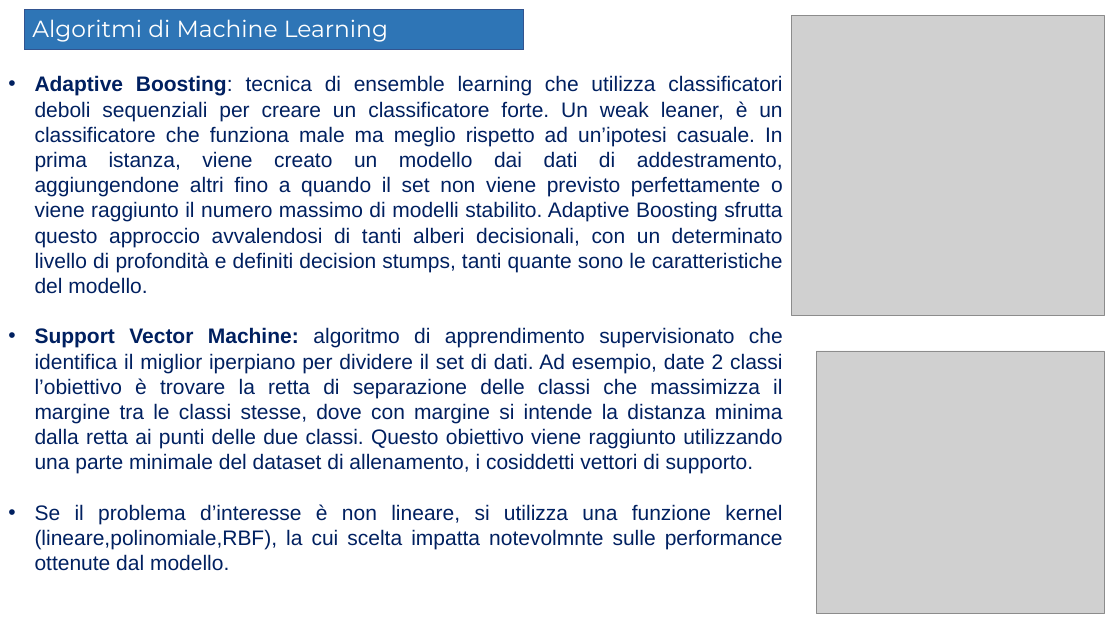
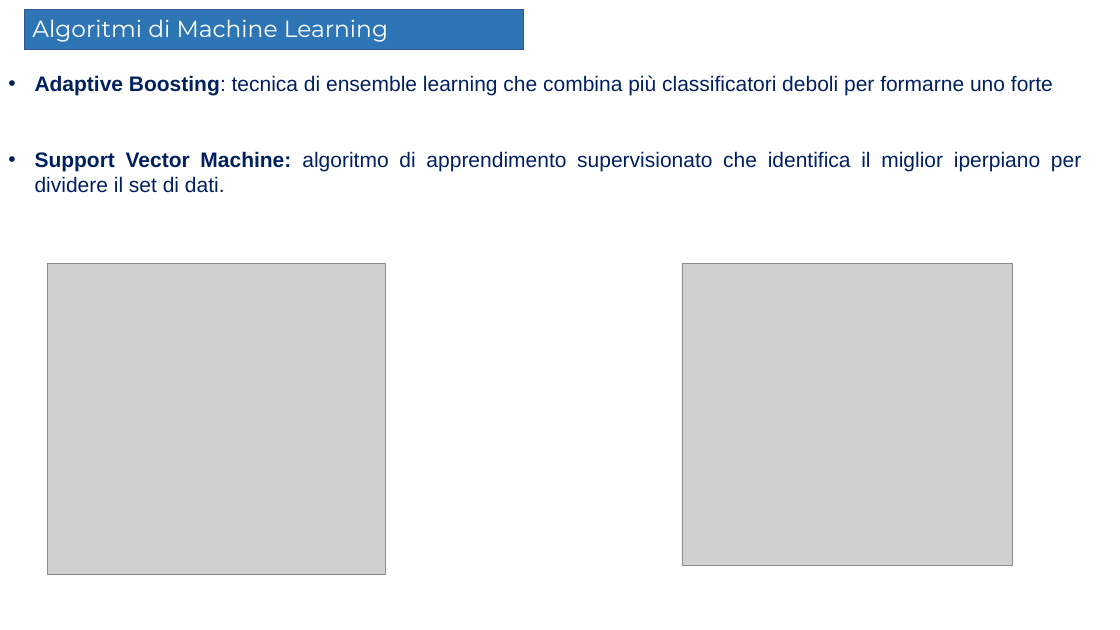
Before and after one commit to Elmaravilla7/Tesi, a slide deck: slide 5 of Presentazione204898.pptx (slide 13 before the commit). Drawn at 1120x630 pixels with LibreOffice and Linux fonts; fonts in the diff are those of the drawing; grey boxes stand for pictures; background and template pictures are left out. Boxes give left, top, right and bottom in pixels: in the first picture for what was removed or moved away, otherwise in the second. Text is boxed around its words. In the diff, an @@ line names an element or a change of style, - is before the commit and + after.

```diff
--- a/Presentazione204898.pptx
+++ b/Presentazione204898.pptx
@@ text at [35,75,1081,193]: text changed @@
-• Adaptive Boosting: tecnica di ensemble learning che utilizza classificatori deboli sequenziali per creare un classificatore forte. Un weak leaner, è un classificatore che funziona male ma meglio rispetto ad un’ipotesi casuale. In prima istanza, viene creato un modello dai dati di addestramento, aggiungendone altri fino a quando il set non viene previsto perfettamente o viene raggiunto il numero massimo di modelli stabilito. Adaptive Boosting sfrutta questo approccio avvalendosi di tanti alberi decisionali, con un determinato livello di profondità e definiti decision stumps, tanti quante sono le caratteristiche del modello.
-• Support Vector Machine: algoritmo di apprendimento supervisionato che identifica il miglior iperpiano per dividere il set di dati. Ad esempio, date 2 classi l’obiettivo è trovare la retta di separazione delle classi che massimizza il margine tra le classi stesse, dove con margine si intende la distanza minima dalla retta ai punti delle due classi. Questo obiettivo viene raggiunto utilizzando una parte minimale del dataset di allenamento, i cosiddetti vettori di supporto.
-• Se il problema d’interesse è non lineare, si utilizza una funzione kernel (lineare,polinomiale,RBF), la cui scelta impatta notevolmnte sulle performance ottenute dal modello.
+• Adaptive Boosting: tecnica di ensemble learning che combina più classificatori deboli per formarne uno forte
+• Support Vector Machine: algoritmo di apprendimento supervisionato che identifica il miglior iperpiano per dividere il set di dati.
@@ picture: place and size @@
-picture at [791,16,1104,315]
+picture at [47,263,386,574]
@@ picture: place and size @@
-picture at [817,351,1104,614]
+picture at [682,263,1013,565]
```
Also in this commit, not shown: 22 other slides changed, 1 slide added, 16 slides removed.
